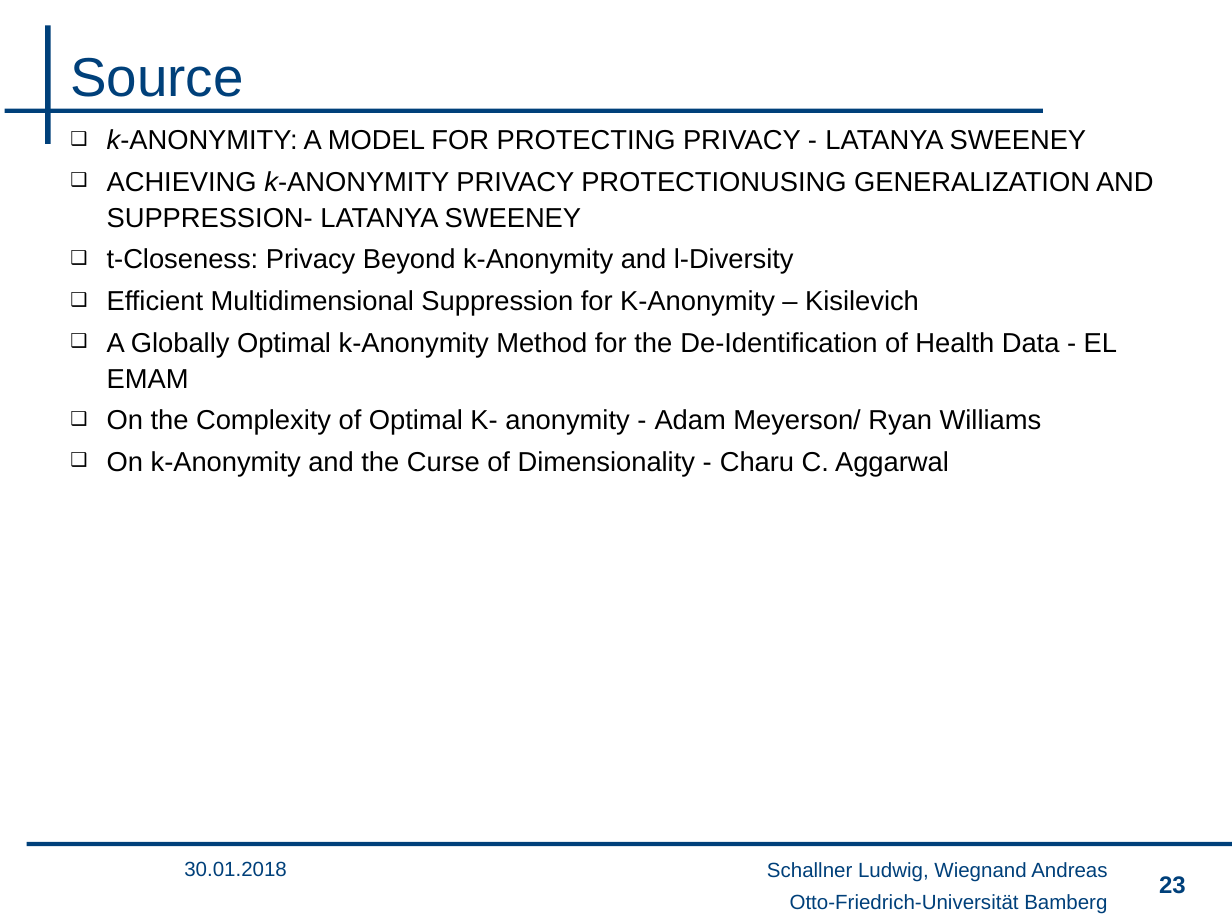
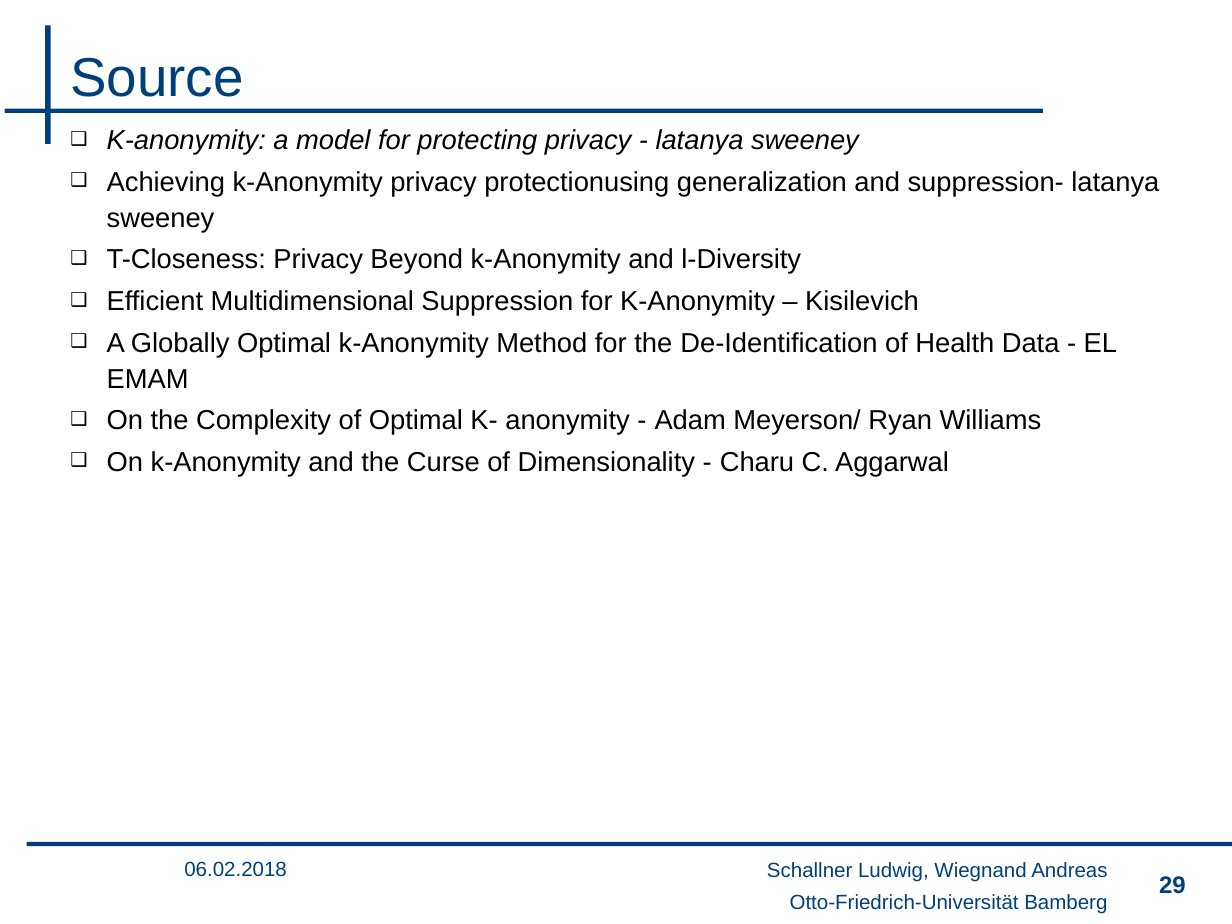
Before and after one commit to wsgan001/PSI-MSem, a slide deck: slide 29 of presentation/sicherheits_final_anV3.pptx (slide 23 before the commit). Drawn at 1232x924 pixels with LibreOffice and Linux fonts; fonts in the diff are those of the drawing; background and template pictures are left out. Boxes give left, top, right and bottom in pixels: in the first picture for what was removed or moved away, otherwise in the second. Text is boxed around its words. In the diff, an @@ line names an element or a change of style, - is before the commit and + after.

Commit message:
update

```diff
--- a/presentation/sicherheits_final_anV3.pptx
+++ b/presentation/sicherheits_final_anV3.pptx
@@ text at [107,129,1159,274]: text changed @@
-❑ k-ANONYMITY: A MODEL FOR PROTECTING PRIVACY - LATANYA SWEENEY
-❑ ACHIEVING k-ANONYMITY PRIVACY PROTECTIONUSING GENERALIZATION AND SUPPRESSION- LATANYA SWEENEY
-❑ t-Closeness: Privacy Beyond k-Anonymity and l-Diversity
+❑ K-anonymity: a model for protecting privacy - latanya sweeney
+❑ Achieving k-Anonymity privacy protectionusing generalization and suppression- latanya sweeney
+❑ T-Closeness: Privacy Beyond k-Anonymity and l-Diversity
@@ text at [184,861,287,877]: text changed @@
-30.01.2018
+06.02.2018
@@ page number at [1159,876,1186,894]: text changed @@
-23
+29
```
Also in this commit, not shown: 20 other slides changed, 6 slides added.
